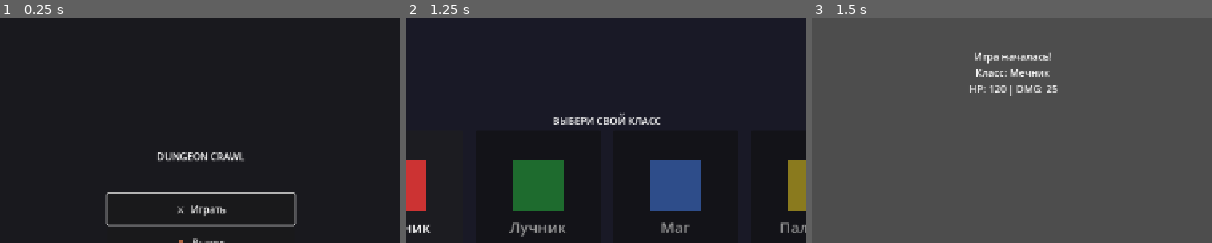
Above: before the commit, frames 1-3 (left to right).
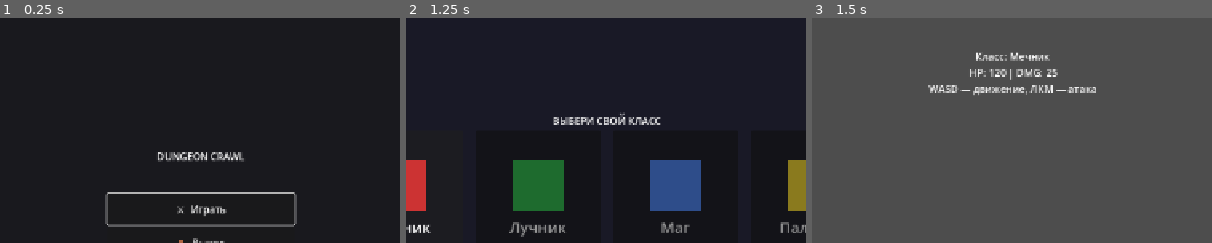
Above: after the commit, the same moments.

Repository: WETQV/sworm-vlood
Game: Godot game, scene res://scenes/ui/main_menu.tscn
Same seed, same stepped clock (60 frames per second), same inputs: the game is played once before the commit and once after it.
Inputs:
- Up to frame 1 (0.25 s): no input
- Up to frame 2 (1.25 s): click "⚔️ Играть" at 0.5 s
- Up to frame 3 (1.5 s): click "Начать! ▶" at 1.25 s
The pictures show only the part of the screen within x 25-75%, y 0-50%; the shares and areas given below are measured in that part.

Frames 1-2 are identical in both runs. In frame 3, 2.0% of the frame differs, in the area x 29-71%, y 15-35%.
Error before the commit: Cannot call method 'instantiate' on a null value. (res://scripts/game/game.gd:25)
Error after the commit: Cannot call method 'instantiate' on a null value. (res://scripts/game/game.gd:27)

Commit message:
херня

Diff:
--- a/scenes/game/game.tscn
+++ b/scenes/game/game.tscn
@@ -6,6 +6,8 @@
 script = ExtResource("1_game")
 
 [node name="PlayerContainer" type="Node2D" parent="."]
+
+[node name="EnemyContainer" type="Node2D" parent="."]
 
 [node name="CanvasLayer" type="CanvasLayer" parent="."]
 
--- a/scripts/game/game.gd
+++ b/scripts/game/game.gd
@@ -4,25 +4,28 @@
 
 @onready var info_label: Label = $CanvasLayer/InfoLabel
 @onready var player_container: Node2D = $PlayerContainer
+@onready var enemy_container: Node2D = $EnemyContainer
 
 
 func _ready() -> void:
 	var class_data := GameManager.get_selected_class_data()
-	info_label.text = "Игра началась!\nКласс: %s\nHP: %d | DMG: %d" % [
+	info_label.text = "Класс: %s\nHP: %d | DMG: %d\nWASD — движение, ЛКМ — атака" % [
 		class_data["name"],
 		class_data["stats"]["hp"],
 		class_data["stats"]["damage"]
 	]
-	print("Запуск игры. Класс: ", class_data["name"])
 
 	# Создаём игрока
 	_spawn_player(class_data)
 
+	# Создаём врагов для теста
+	_spawn_enemies()
+
 
 func _spawn_player(class_data: Dictionary) -> void:
-	# Загружаем сцену игрока
 	var PlayerScene: PackedScene = load("res://scenes/player/player.tscn")
 	var player: CharacterBody2D = PlayerScene.instantiate()
+	player.position = Vector2(200, 300)  # Центр экрана
 	player_container.add_child(player)
 
 	# Применяем статы класса
@@ -34,6 +37,22 @@
 	player.get_node("Visuals/Body").color = class_data["color"]
 
 
+func _spawn_enemies() -> void:
+	var SlimeScene: PackedScene = load("res://scenes/enemies/slime.tscn")
+
+	# Создаём 3 слаймов в разных позициях
+	var positions := [
+		Vector2(500, 200),
+		Vector2(600, 400),
+		Vector2(300, 500)
+	]
+
+	for pos in positions:
+		var slime = SlimeScene.instantiate()
+		slime.position = pos
+		enemy_container.add_child(slime)
+
+
 func _input(event: InputEvent) -> void:
 	# ESC → назад в меню
 	if event.is_action_pressed("ui_cancel"):
Not shown, changed: bugs.txt
